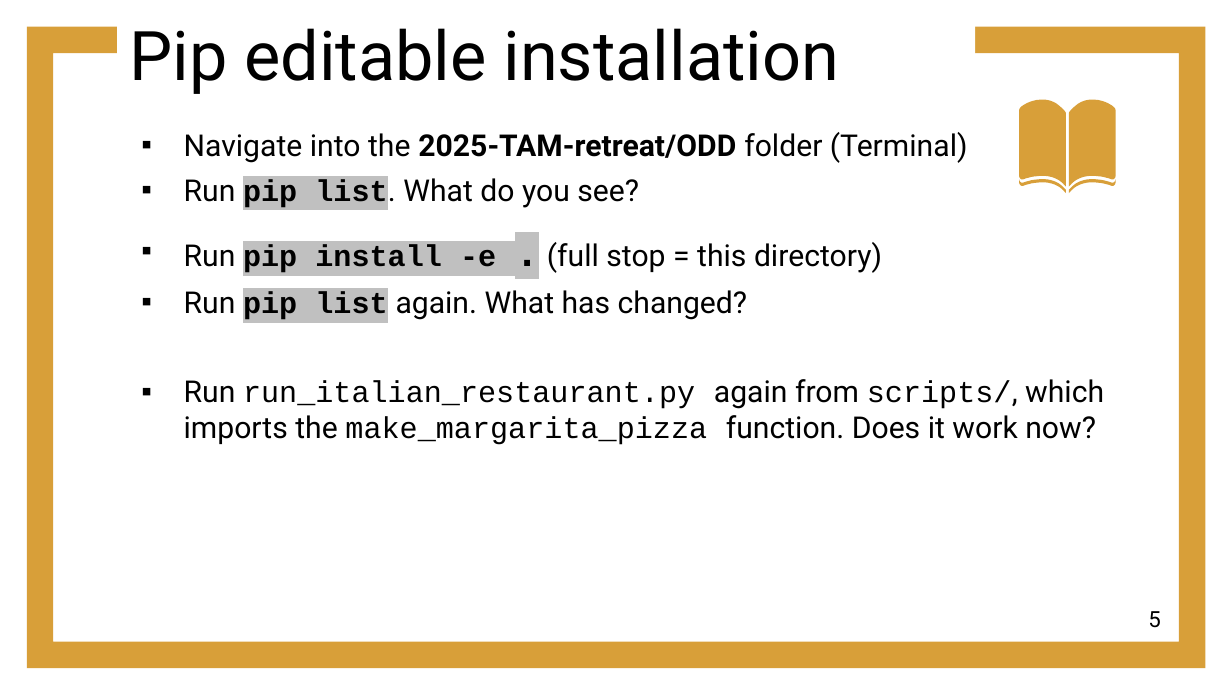
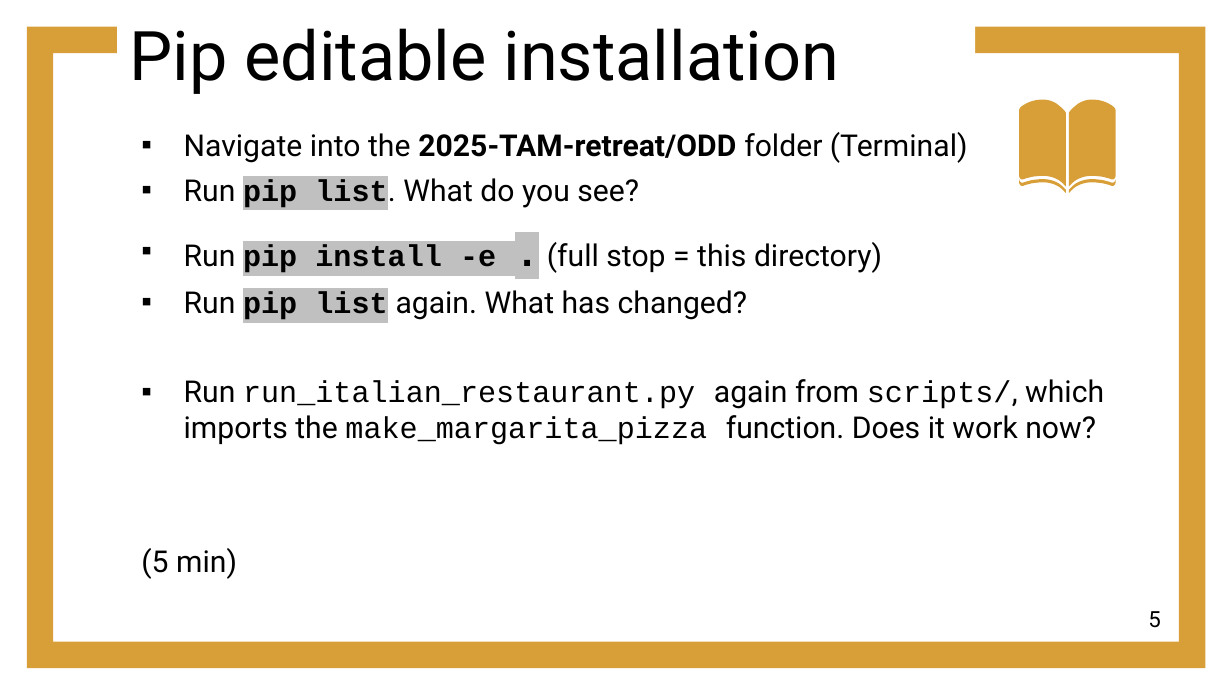
Before and after one commit to otizonaizit/TAM-retreat, a slide deck: slide 5 of ODD/materials/part2_packages_editable_install.pptx. Drawn at 1232x693 pixels with LibreOffice and Linux fonts; fonts in the diff are those of the drawing. Boxes give left, top, right and bottom in pixels: in the first picture for what was removed or moved away, otherwise in the second. Text is boxed around its words. In the diff, an @@ line names an element or a change of style, - is before the commit and + after.

```diff
--- a/ODD/materials/part2_packages_editable_install.pptx
+++ b/ODD/materials/part2_packages_editable_install.pptx
@@ text at bbox=[141, 548, 237, 579]: paragraph added @@
+(5 min)
```
Also in this commit, not shown: 2 other slides changed, 1 slide added, 4 other files.
